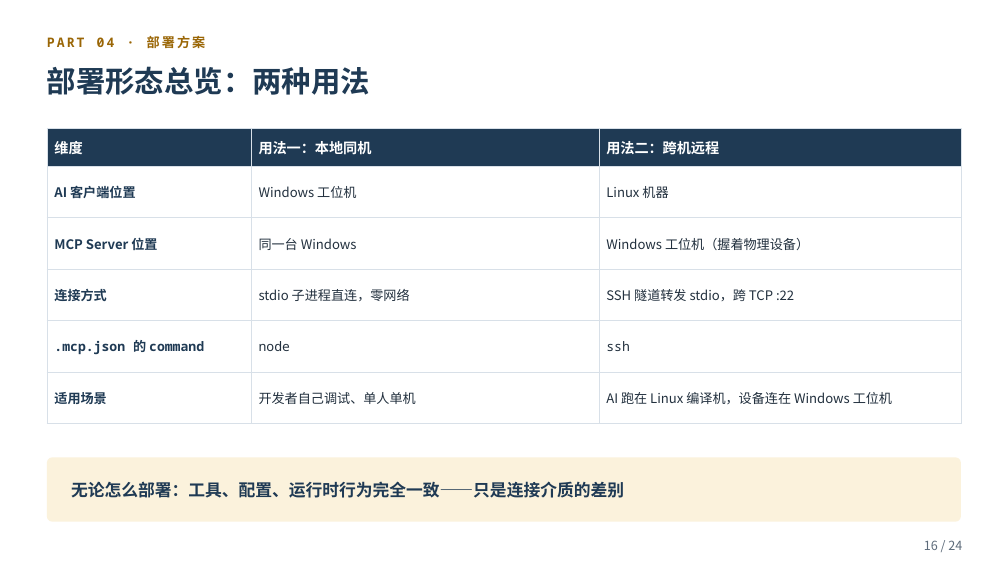
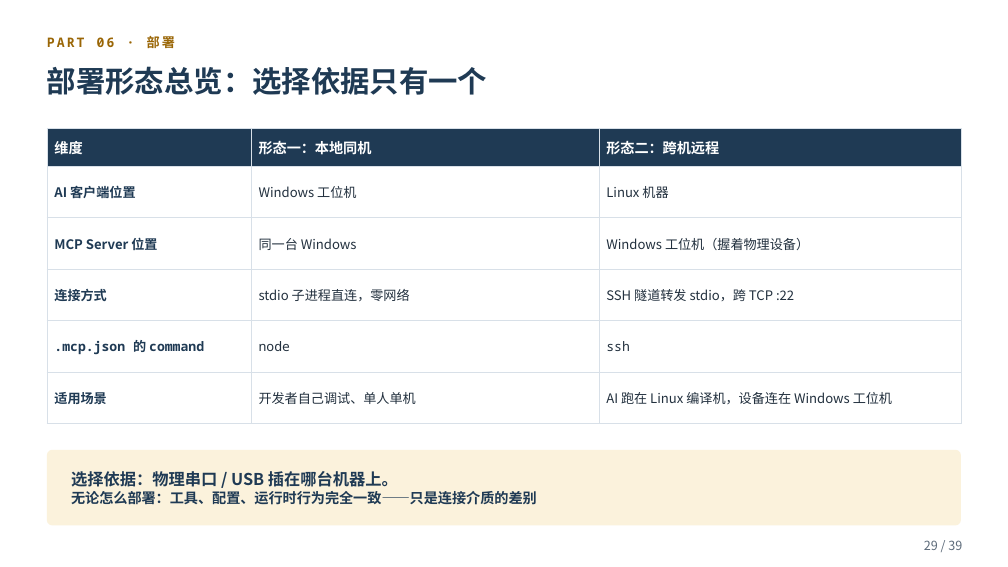
Before and after one commit to smk-h/embedded-mcp-toolkit, a slide deck: slide 29 of ppt/embedded-mcp-toolkit-项目介绍.pptx (slide 16 before the commit). Drawn at 1008x567 pixels with LibreOffice and Linux fonts; fonts in the diff are those of the drawing. Boxes give left, top, right and bottom in pixels: in the first picture for what was removed or moved away, otherwise in the second. Text is boxed around its words. In the diff, an @@ line names an element or a change of style, - is before the commit and + after.

```diff
--- a/ppt/embedded-mcp-toolkit-项目介绍.pptx
+++ b/ppt/embedded-mcp-toolkit-项目介绍.pptx
@@ text at bbox=[47, 36, 175, 48]: text changed @@
-PART 04 · 部署方案
+PART 06 · 部署
@@ text at bbox=[47, 66, 487, 95]: text changed @@
-部署形态总览：两种用法
+部署形态总览：选择依据只有一个
@@ table at bbox=[47, 129, 961, 408] @@
-row 1, column 2: 用法一：本地同机
+row 1, column 2: 形态一：本地同机
-row 1, column 3: 用法二：跨机远程
+row 1, column 3: 形态二：跨机远程
@@ rounded rectangle: place and size @@
-rounded rectangle at bbox=[47, 457, 961, 522]
+rounded rectangle at bbox=[47, 450, 961, 526]
@@ rounded rectangle at bbox=[47, 450, 961, 526]: proportions changed @@
@@ text at bbox=[71, 471, 398, 487]: paragraph added @@
+选择依据：物理串口 / USB 插在哪台机器上。
@@ text "选择依据：物理串口 / USB 插在哪台机器上。": place and size @@
-text "选择依据：物理串口 / USB 插在哪台机器上。" at bbox=[71, 481, 624, 498]
+text "选择依据：物理串口 / USB 插在哪台机器上。" at bbox=[71, 471, 537, 505]
@@ text at bbox=[71, 491, 537, 505]: size 16 to 13.5 pt in "无论怎么部署：工具、配置、运行时行为完全一致——只是连接介质的差别" @@
@@ text at bbox=[924, 540, 962, 550]: text changed @@
-16 / 24
+29 / 39
```
Also in this commit, not shown: 16 other slides changed, 22 slides added, 7 slides removed, 2 other files.
